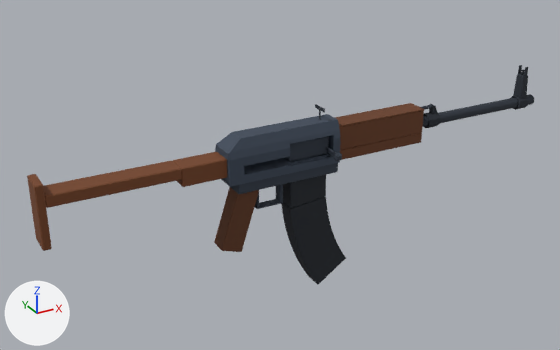
One commit to the glTF model deadvox/src/content/base/assets/models/rifle_ak.glb: the scene before it, then after it.
Camera for both pictures: a camera (50 mm lens) standing at (-0.604, -0.933, 0.427) and looking at (-0.072, 0.034, -0.056). Every picture has the same lights, and +X, +Y and +Z are marked at lower left. The first picture is the older version. Vertices at exactly the same position are counted once.

Objects in the first picture: 'barrel:barrel', 'bolt-carrier:bolt-carrier', 'front-sight:front-sight', 'grip:grip', 'handguard:handguard', 'lower:lower', 'magazine:magazine', 'receiver:ak-receiver', 'stock:stock' and 2 more.
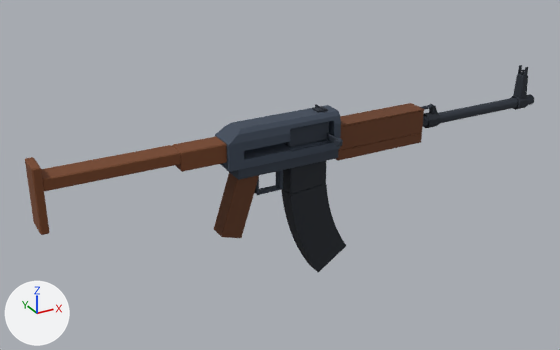
Diff of the bpy script that builds the scene:
```diff
--- a/deadvox/src/content/base/assets/models/rifle_ak.glb.py
+++ b/deadvox/src/content/base/assets/models/rifle_ak.glb.py
@@ me_receiver_ak_receiver @@
 # used by ob_receiver_ak_receiver; parent = ob_rifle_ak; location = (0.0, 0.0, 0.0)
-me_receiver_ak_receiver.from_pydata(...)  # 142 vertices, 284 faces; spans x -0.184..0.0, y -0.023..0.023, z -0.029..0.037
+me_receiver_ak_receiver.from_pydata(...)  # 140 vertices, 280 faces; spans x -0.184..0.0, y -0.023..0.023, z -0.006..0.052
+# me_receiver_ak_receiver part 1: 142 vertices removed from x -0.184..0.0, y -0.023..0.023, z -0.029..0.037; 140 vertices added at x -0.184..0.0, y -0.023..0.023, z -0.006..0.052
 me_receiver_ak_receiver.materials.append(mat_3e4959)
@@ ob_bolt_carrier_bolt_carrier @@
 ob_bolt_carrier_bolt_carrier.parent = ob_rifle_ak
-ob_bolt_carrier_bolt_carrier.location = (-0.0661, 0.0, 0.0)
+ob_bolt_carrier_bolt_carrier.location = (-0.0661, 0.0, 0.023)
 ob_bolt_carrier_bolt_carrier.rotation_euler = (0.0, 0.0, 3.142)  # degrees (0, 0, 180)
@@ ob_grip_grip @@
 ob_grip_grip.parent = ob_rifle_ak
-ob_grip_grip.location = (-0.149, 0.0, -0.046)
+ob_grip_grip.location = (-0.149, 0.0, -0.023)
 ob_grip_grip.rotation_euler = (0.0, 0.314, 0.0)  # degrees (0, 18, 0)
@@ ob_lower_lower @@
 ob_lower_lower.parent = ob_rifle_ak
-ob_lower_lower.location = (0.0, 0.0, -0.0288)
+ob_lower_lower.location = (0.0, 0.0, -0.00575)
@@ ob_magazine_magazine @@
 ob_magazine_magazine.parent = ob_rifle_ak
-ob_magazine_magazine.location = (-0.0489, 0.0, -0.046)
+ob_magazine_magazine.location = (-0.0489, 0.0, -0.023)
@@ ob_stock_stock @@
 ob_stock_stock.parent = ob_rifle_ak
-ob_stock_stock.location = (-0.184, 0.0, 0.0288)
+ob_stock_stock.location = (-0.184, 0.0, 0.0517)
```

What differs and where, as boxes (x1, y1, x2, y2) in the pictures (560 x 350 px):
'stock:stock', moved: before (27, 152, 227, 251); after (25, 137, 227, 235)
'receiver:ak-receiver', reshaped (8% shorter): before (215, 114, 340, 187); after (215, 105, 341, 172)
'magazine:magazine', moved: before (281, 175, 346, 285); after (281, 161, 346, 272)
'grip:grip', moved: before (214, 187, 259, 252); after (214, 172, 259, 238)
'lower:lower', moved: before (229, 156, 338, 209); after (226, 149, 339, 195)
'bolt-carrier:bolt-carrier', moved: before (285, 136, 342, 162); after (284, 122, 343, 147)
